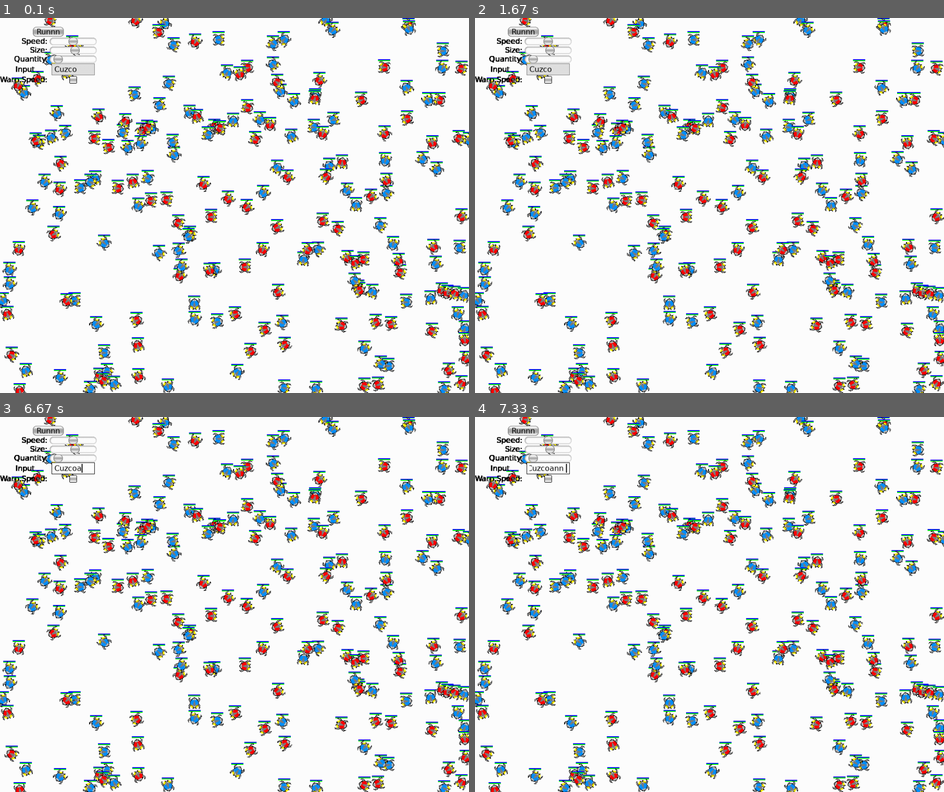
Above: before the commit, frames 1-4 (two rows, left to right).
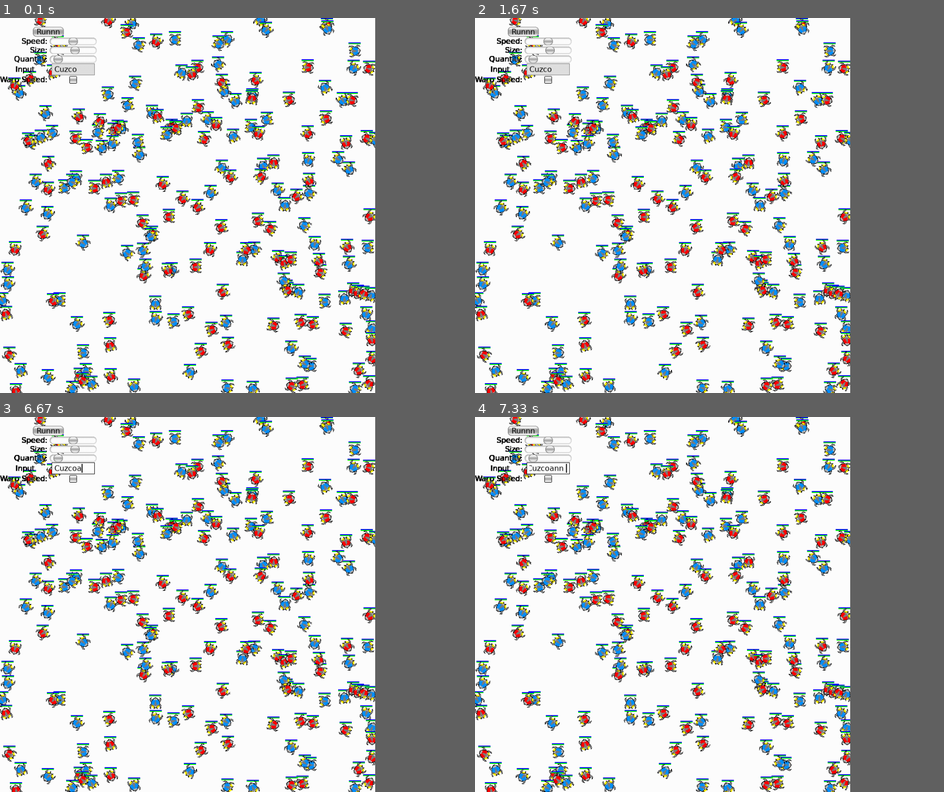
Above: after the commit, the same moments.

Repository: crazyoldbox/cellwars
Game: pygame game, started from game.py
Same seed, same stepped clock (60 frames per second), same inputs: the game is played once before the commit and once after it.
Inputs (mouse positions are in pixels of both pictures, inside the frame that each line leads up to):
- Up to frame 1 (0.1 s): no input
- Up to frame 2 (1.67 s): click (648, 220) at 0.93 s
- Up to frame 3 (6.67 s): move the mouse to (89, 465) at 6.3 s; click (89, 465) at 6.35 s; type "a" at 6.63 s
- Up to frame 4 (7.33 s): type "nn" at 6.73 s; tap Enter at 6.97 s; tap Space at 7.18 s
In our replay, the window is 900x720 before the commit and 720x720 after it. These sizes can differ from the game's own. Grey fills any space a smaller window leaves; there, only what the larger window draws over its background counts as a difference.

The runs differ from the first frame. In frame 1, 26% of the frame differs, in the area x 0-100%, y 0-100%; in frame 2, 26%; in frame 3, 26%; in frame 4, 26%.

Commit message:
Cambiadas dimensiones pantalala

Diff:
--- a/game.py
+++ b/game.py
@@ -3,7 +3,7 @@
 
 IMGDIR = "./data/sprites/"
 IMGTYPE ="png"
-DIM_WIN = (1000,800)
+DIM_WIN = (800,800)
 TYPES = {"red":RED,"blue":BLUE}
 CELL_NUM = 200
 FPS = 25
